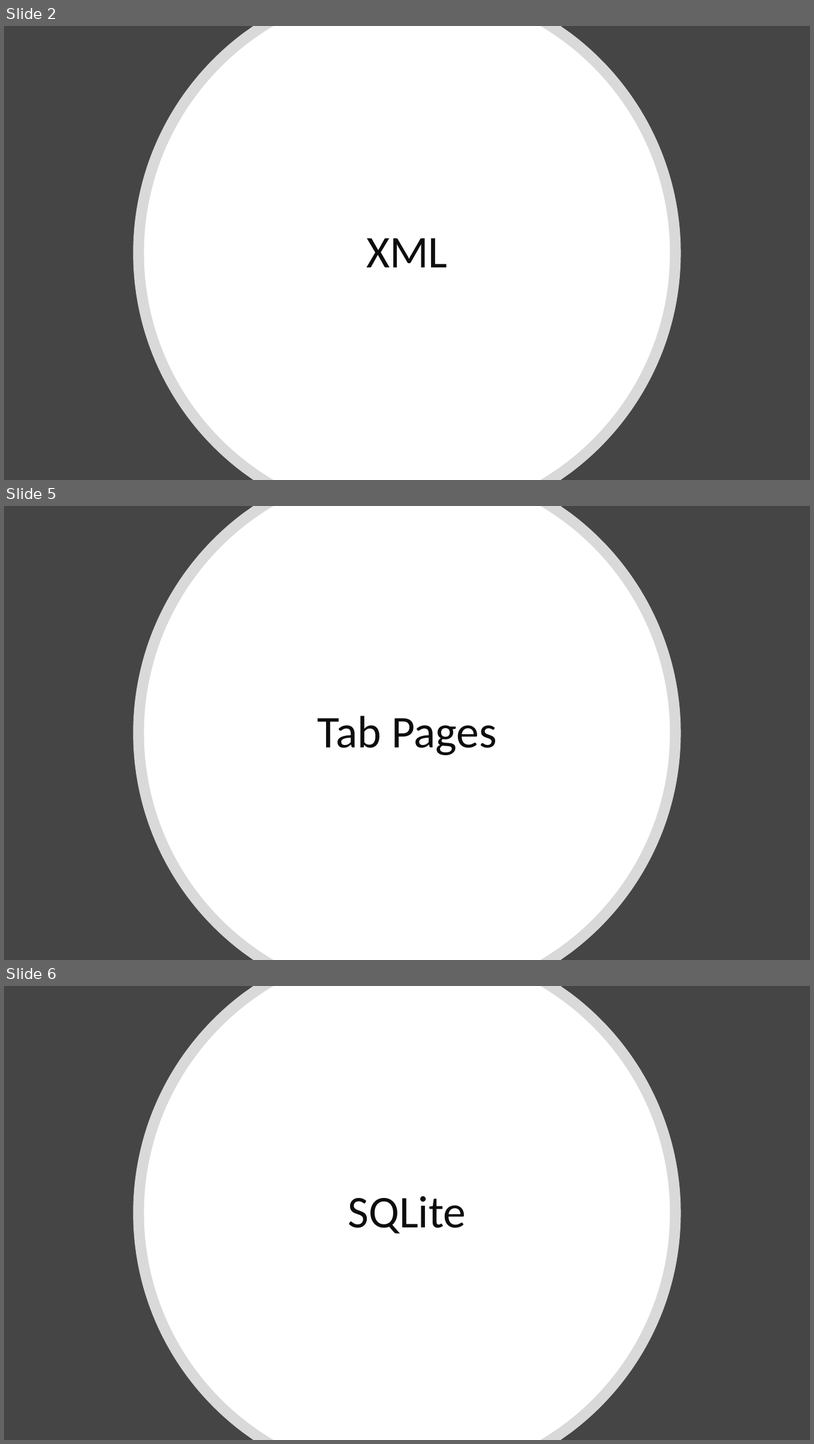
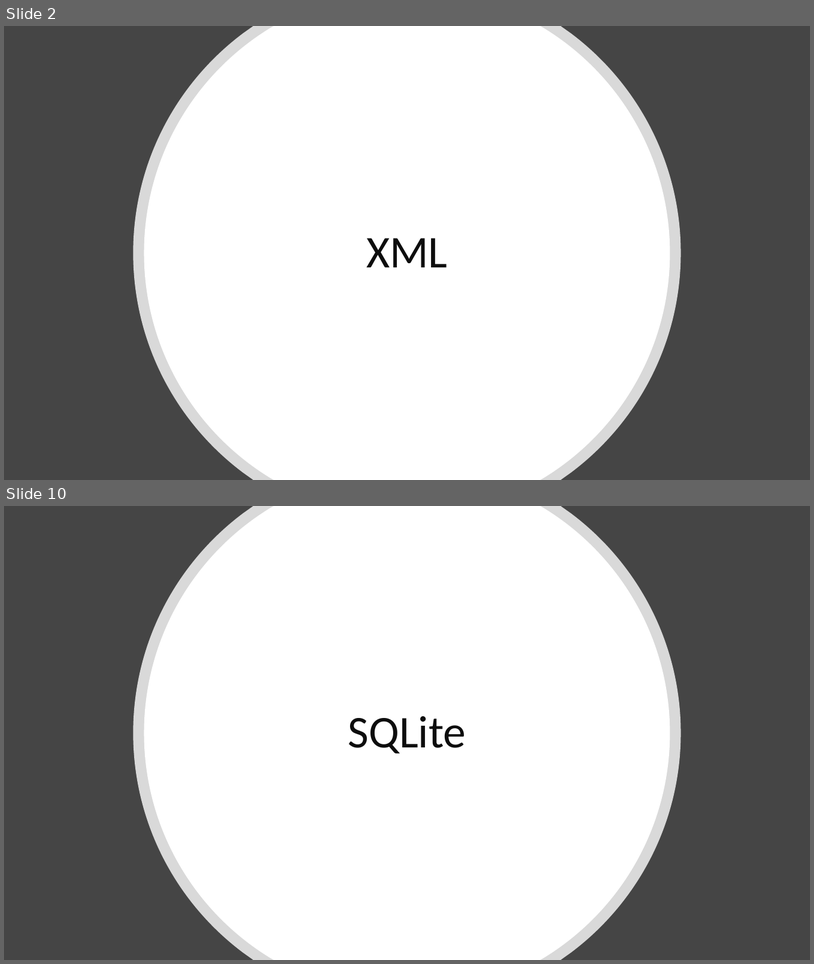
Before and after one commit to cink01/PMP, a slide deck: Prezentace_2.pptx. Shown one above the other, each under a label of ours: slides 2, 5 and 6 before the commit, slides 2 and 10 after it; the slides between them are not shown. The pictures are 814x1444 and 814x964 pixels, drawn with LibreOffice and Linux fonts; fonts in the diff are those of the drawing. Boxes give left, top, right and bottom in pixels: in the first picture for what was removed or moved away, otherwise in the second. Text is boxed around its words. In the diff, an @@ line names an element or a change of style, - is before the commit and + after.

```diff
--- a/Prezentace_2.pptx
+++ b/Prezentace_2.pptx
@@ slide 5 removed at [4,506,810,960], background #454545 @@
@@ freeform shape removed at [134,506,681,960] @@
@@ freeform shape removed at [144,506,671,960] @@
@@ title removed at [317,715,497,755] @@
-Tab Pages
@@ what was slide 6 is now slide 10 @@
```
Also in this commit, not shown: 3 slides changed, 5 slides added, 49 other files.
